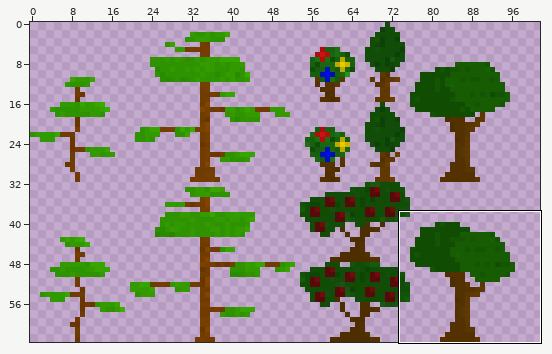
One commit to this sprite sheet: CatAttackUnityProject/Assets/Sprites/Vegetation/Saplings/ForestSaplings.png. The first picture is a wide view before the edit; the outline marks the close-up.
Close-up. Earlier state:
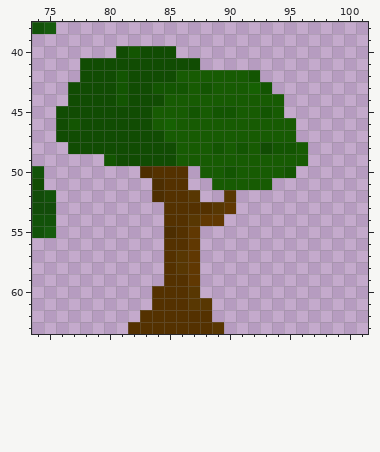
The file is 256x64 pixels. Colours within 5 levels of each other are drawn and written as one. Shown: x 74..101, y 38..63. The wide view leaves out empty margins.
New version:
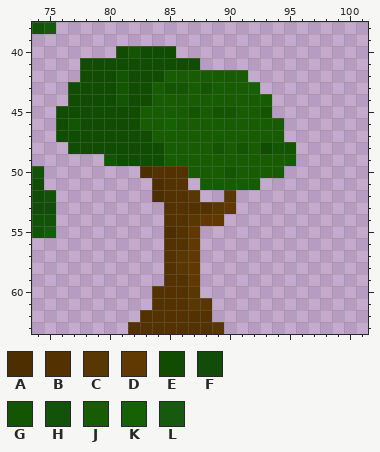
Palette (. is transparent): A #4d2e01  B #543100  C #583702  D #603802  E #114c03  F #124c09  G #135502  H #125209  J #175b03  K #166103  L #165b0d
What changed:
y 42: x 85 E -> J; x 92 G -> .
y 43: x 84 G -> J; x 93 G -> .
y 44: x 84 E -> J; x 94 J -> .
y 45: x 83 E -> J; x 94 J -> .
y 46: x 83 E -> J; x 95 J -> .
y 47: x 84 E -> J; x 95 J -> .
y 48..49: x 85 E -> J; x 96 J -> .
y 50: x 87 . -> J; x 95 G -> .
y 51: x 88 . -> J; x 93 J -> .
Changed places in both close-ups, as pixel boxes (x1, y1, x2, y2):
changed: (140, 70, 212, 190)
erased: (248, 70, 308, 190)
